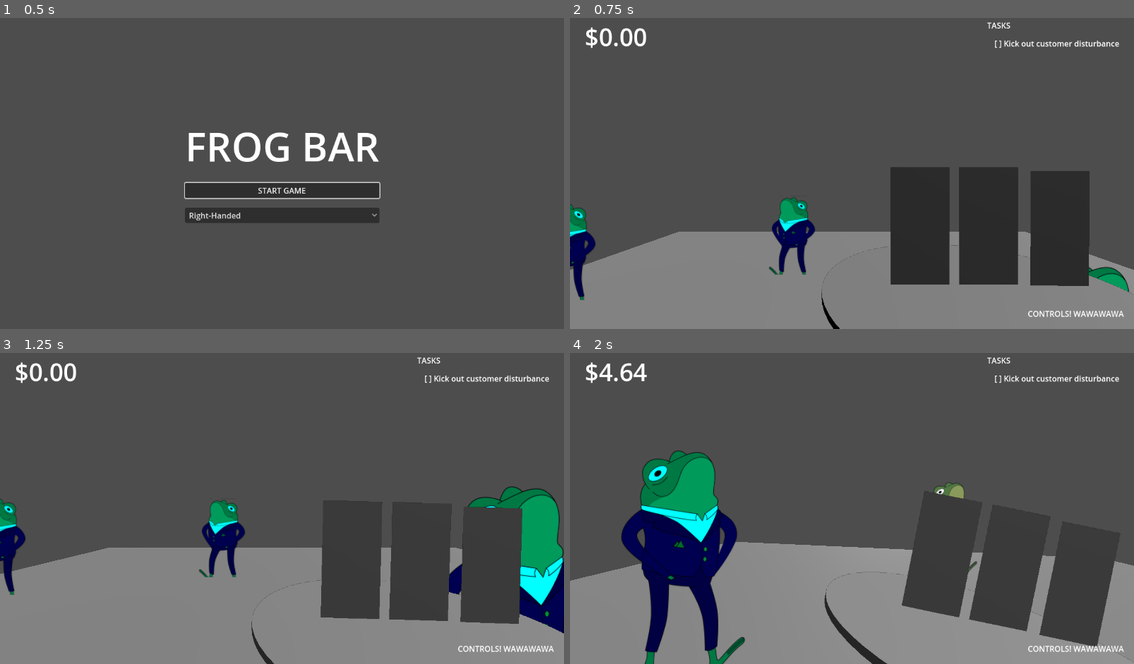
Above: before the commit, frames 1-4 (two rows, left to right).
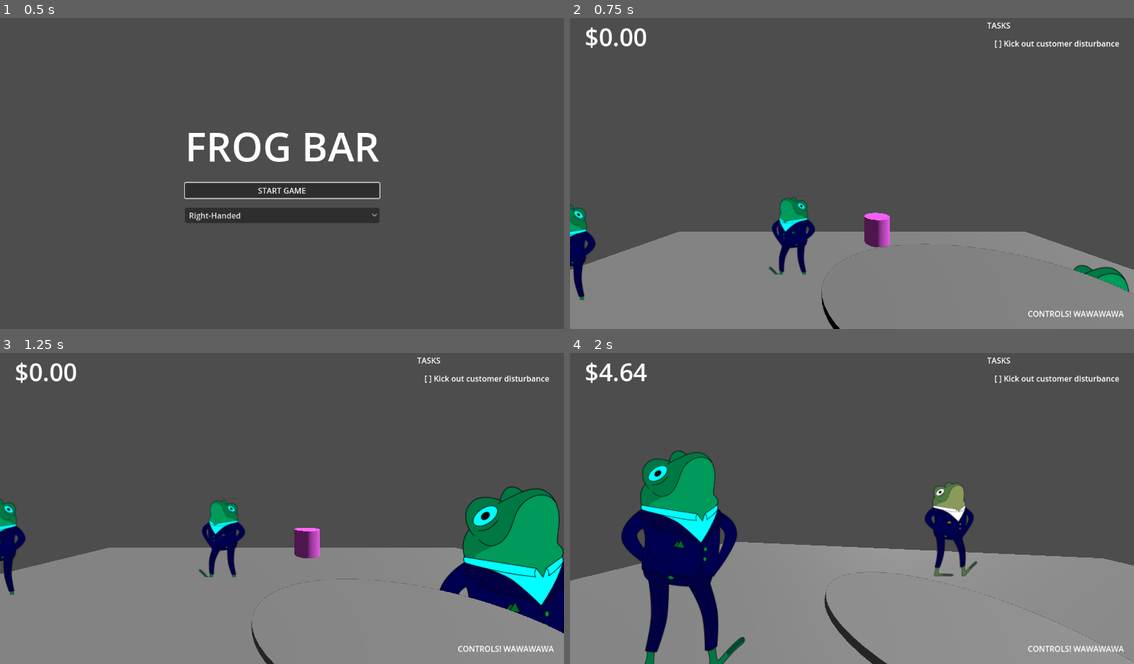
Above: after the commit, the same moments.

Repository: csweet22/FrogBar
Game: Godot game, scene res://Menus/main_menu.tscn
Two runs of this game, one before a commit and one after it. Both use one fixed random seed, a clock stepped at 60 frames per second and the inputs below.
Inputs:
- Up to frame 1 (0.5 s): no input
- Up to frame 2 (0.75 s): click "START GAME" at 0.5 s
- Up to frame 3 (1.25 s): no input
- Up to frame 4 (2 s): tap Enter (ui_accept) at 1.25, 1.52 s; hold D (move_right) from 1.28 s (still down); hold Space (interact) from 1.28 s (still down)

Frame 1 is identical in both runs. In frame 2, 12% of the frame differs, in the area x 52-93%, y 48-87%; in frame 3, 9.1%; in frame 4, 8.4%.

Commit message:
Drink spawning

Diff:
--- /dev/null
+++ b/Entities/bar_spawner.gd
@@ -0,0 +1,12 @@
+extends Node3D
+
+signal spawn_drink(type: Drinks.DrinkType)
+
+@export var drink_type: Drinks.DrinkType = Drinks.DrinkType.A
+
+# Called when the node enters the scene tree for the first time.
+func _ready() -> void:
+	pass # Replace with function body.
+
+func on_interact(body: CharacterBody3D) -> void:
+	spawn_drink.emit(drink_type)
--- /dev/null
+++ b/Entities/bar_spawner.tscn
@@ -0,0 +1,34 @@
+[gd_scene load_steps=6 format=3 uid="uid://dkkakkw3e65qb"]
+
+[ext_resource type="Script" path="res://Entities/bar_spawner.gd" id="1_jv5ke"]
+
+[sub_resource type="StandardMaterial3D" id="StandardMaterial3D_4k0o3"]
+albedo_color = Color(1, 0.376471, 1, 1)
+
+[sub_resource type="CylinderMesh" id="CylinderMesh_de6jq"]
+height = 1.0
+
+[sub_resource type="CylinderShape3D" id="CylinderShape3D_dmm2u"]
+height = 1.0
+
+[sub_resource type="SphereShape3D" id="SphereShape3D_lfxtn"]
+radius = 1.40666
+
+[node name="bar_spawner" type="Node3D"]
+script = ExtResource("1_jv5ke")
+
+[node name="MeshInstance3D" type="MeshInstance3D" parent="."]
+transform = Transform3D(1, 0, 0, 0, 1, 0, 0, 0, 1, 0, 0.5, 0)
+material_override = SubResource("StandardMaterial3D_4k0o3")
+mesh = SubResource("CylinderMesh_de6jq")
+
+[node name="StaticBody3D" type="StaticBody3D" parent="."]
+
+[node name="CollisionShape3D" type="CollisionShape3D" parent="StaticBody3D"]
+transform = Transform3D(1, 0, 0, 0, 1, 0, 0, 0, 1, 0, 0.5, 0)
+shape = SubResource("CylinderShape3D_dmm2u")
+
+[node name="Area3D" type="Area3D" parent="."]
+
+[node name="CollisionShape3D" type="CollisionShape3D" parent="Area3D"]
+shape = SubResource("SphereShape3D_lfxtn")
--- /dev/null
+++ b/Entities/drink.gd
@@ -0,0 +1,4 @@
+extends RigidBody3D
+
+func set_up(drink_type: Drinks.DrinkType):
+	pass
--- /dev/null
+++ b/Entities/drink.tscn
@@ -0,0 +1,32 @@
+[gd_scene load_steps=5 format=3 uid="uid://bbhpvewebu30r"]
+
+[ext_resource type="Script" path="res://Entities/drink.gd" id="1_mubpi"]
+
+[sub_resource type="PhysicsMaterial" id="PhysicsMaterial_1uagd"]
+friction = 0.1
+bounce = 1.0
+absorbent = true
+
+[sub_resource type="QuadMesh" id="QuadMesh_pwwyp"]
+size = Vector2(0.2, 0.4)
+
+[sub_resource type="BoxShape3D" id="BoxShape3D_ya700"]
+size = Vector3(0.2, 0.4, 0.1)
+
+[node name="Drink" type="RigidBody3D"]
+transform = Transform3D(1, 0, 0, 0, 1, 0, 0, 0, 1, -0.168869, 0.287501, 0)
+axis_lock_linear_z = true
+axis_lock_angular_x = true
+axis_lock_angular_y = true
+mass = 100.0
+physics_material_override = SubResource("PhysicsMaterial_1uagd")
+center_of_mass_mode = 1
+center_of_mass = Vector3(0, -0.2, 0)
+can_sleep = false
+script = ExtResource("1_mubpi")
+
+[node name="MeshInstance3D" type="MeshInstance3D" parent="."]
+mesh = SubResource("QuadMesh_pwwyp")
+
+[node name="CollisionShape3D" type="CollisionShape3D" parent="."]
+shape = SubResource("BoxShape3D_ya700")
--- a/Entities/player.gd
+++ b/Entities/player.gd
@@ -9,6 +9,8 @@
 @export var rotation_speed = 2.0
 
 var can_push: bool = true
+
+var interactables: Array[Node3D]
 
 signal rotated(degrees: float)
 signal pushed()
@@ -62,6 +64,27 @@
 	pushed.emit()
 
 func interact():
-	# What am I interacting with?
-	print("Interact!")
-	pass
+	# get closest interactable from the list
+
+	var closest_interactable: Node3D
+	var smallest_distance = 1000
+	for interactable in interactables:
+		var distance = global_position.distance_to(interactable.global_position)
+		if distance < smallest_distance:
+			closest_interactable = interactable
+			smallest_distance = distance
+	if closest_interactable:
+		print("Interacting with: " + closest_interactable.name)
+		closest_interactable.on_interact(self)
+
+
+func _on_interaction_area_area_entered(area: Area3D) -> void:
+	if area.owner.has_method("on_interact"):
+		interactables.append(area.owner)
+	print(interactables)
+
+
+func _on_interaction_area_area_exited(area: Area3D) -> void:
+	if area.owner.has_method("on_interact"):
+		interactables.erase(area.owner)
+	print(interactables)
--- a/Entities/player.tscn
+++ b/Entities/player.tscn
@@ -8,6 +8,9 @@
 
 [sub_resource type="BoxShape3D" id="BoxShape3D_v8aa5"]
 size = Vector3(1, 2, 1)
+
+[sub_resource type="CapsuleShape3D" id="CapsuleShape3D_5qhi6"]
+radius = 0.74
 
 [node name="Player" type="CharacterBody3D"]
 script = ExtResource("1_wgqbe")
@@ -26,3 +29,12 @@
 [node name="CollisionShape3D" type="CollisionShape3D" parent="PushArea"]
 transform = Transform3D(1, 0, 0, 0, 1, 0, 0, 0, 1, 0, -0.5, 0)
 shape = SubResource("BoxShape3D_v8aa5")
+
+[node name="InteractionArea" type="Area3D" parent="."]
+
+[node name="CollisionShape3D" type="CollisionShape3D" parent="InteractionArea"]
+transform = Transform3D(1, 0, 0, 0, 1, 0, 0, 0, 1, 0, 1, 0)
+shape = SubResource("CapsuleShape3D_5qhi6")
+
+[connection signal="area_entered" from="InteractionArea" to="." method="_on_interaction_area_area_entered"]
+[connection signal="area_exited" from="InteractionArea" to="." method="_on_interaction_area_area_exited"]
--- a/Menus/main_menu.gd
+++ b/Menus/main_menu.gd
@@ -5,5 +5,4 @@
 
 func _on_start_button_button_up() -> void:
 	GameManager.is_right_handed = $VBoxContainer/Handedness.get_selected() == 0
-	print("is_right_handed: " + str(GameManager.is_right_handed))
 	get_tree().change_scene_to_file("res://main_level.tscn")
--- a/main_level.tscn
+++ b/main_level.tscn
@@ -1,9 +1,10 @@
-[gd_scene load_steps=8 format=3 uid="uid://cv2oe30rc31yb"]
+[gd_scene load_steps=9 format=3 uid="uid://cv2oe30rc31yb"]
 
 [ext_resource type="PackedScene" uid="uid://bbbpykewcb80w" path="res://Entities/player.tscn" id="1_0yw4s"]
 [ext_resource type="Script" path="res://main_level.gd" id="1_xcfvw"]
 [ext_resource type="PackedScene" uid="uid://dt1algih62327" path="res://Menus/hud_menu.tscn" id="2_68xt6"]
 [ext_resource type="PackedScene" uid="uid://em305t33pc75" path="res://Entities/frog.tscn" id="3_3qwbp"]
+[ext_resource type="PackedScene" uid="uid://dkkakkw3e65qb" path="res://Entities/bar_spawner.tscn" id="3_h8axe"]
 [ext_resource type="PackedScene" uid="uid://bn0mrng5e2hc" path="res://tray_scene.tscn" id="5_nllec"]
 
 [sub_resource type="Environment" id="Environment_nvwhm"]
@@ -49,6 +50,9 @@
 transform = Transform3D(1, 0, 0, 0, 1, 0, 0, 0, 1, -6.26229, 0, -4.12766)
 can_move = true
 
+[node name="bar_spawner" parent="." instance=ExtResource("3_h8axe")]
+transform = Transform3D(1, 0, 0, 0, 1, 0, 0, 0, 1, 1, 0, -7)
+
 [node name="NavigationRegion3D" type="NavigationRegion3D" parent="."]
 navigation_mesh = SubResource("NavigationMesh_5ocl7")
 
@@ -62,3 +66,4 @@
 
 [connection signal="pushed" from="Player" to="TrayScene" method="_on_player_pushed"]
 [connection signal="rotated" from="Player" to="TrayScene" method="_on_player_rotated"]
+[connection signal="spawn_drink" from="bar_spawner" to="TrayScene" method="_on_bar_spawner_spawn_drink"]
--- a/tray_scene.gd
+++ b/tray_scene.gd
@@ -11,6 +11,8 @@
 var default_global_position: Vector3
 
 @export var tipping_speed: float = 0.05
+
+@onready var drink_scene: PackedScene = preload("res://Entities/drink.tscn")
 
 # Called when the node enters the scene tree for the first time.
 func _ready() -> void:
@@ -53,3 +55,10 @@
 
 func _on_player_pushed() -> void:
 	on_push()
+
+
+func _on_bar_spawner_spawn_drink(drink_type: Drinks.DrinkType) -> void:
+	var instance: Node3D = drink_scene.instantiate()
+	instance.position = Vector3(-0.4, 1.0, 0.0)
+	instance.set_up(drink_type)
+	add_child(instance)
--- a/tray_scene.tscn
+++ b/tray_scene.tscn
@@ -7,15 +7,6 @@
 
 [sub_resource type="CylinderMesh" id="CylinderMesh_e8blj"]
 height = 0.02
-
-[sub_resource type="PhysicsMaterial" id="PhysicsMaterial_1uagd"]
-friction = 0.1
-
-[sub_resource type="QuadMesh" id="QuadMesh_pwwyp"]
-size = Vector2(0.2, 0.4)
-
-[sub_resource type="BoxShape3D" id="BoxShape3D_ya700"]
-size = Vector3(0.2, 0.4, 0.01)
 
 [node name="TrayScene" type="Node3D"]
 script = ExtResource("1_qo3y6")
@@ -47,51 +38,3 @@
 [node name="Camera3D" type="Camera3D" parent="SubViewportContainer/SubViewport"]
 transform = Transform3D(1, 0, 0, 0, 1, 0, 0, 0, 1, -0.4, 0.4, 0.9)
 fov = 90.0
-
-[node name="RigidBody3D" type="RigidBody3D" parent="."]
-transform = Transform3D(1, 0, 0, 0, 1, 0, 0, 0, 1, -0.168869, 0.287501, 0)
-axis_lock_linear_z = true
-axis_lock_angular_x = true
-axis_lock_angular_y = true
-physics_material_override = SubResource("PhysicsMaterial_1uagd")
-center_of_mass_mode = 1
-center_of_mass = Vector3(0, -0.1, 0)
-can_sleep = false
-
-[node name="MeshInstance3D" type="MeshInstance3D" parent="RigidBody3D"]
-mesh = SubResource("QuadMesh_pwwyp")
-
-[node name="CollisionShape3D" type="CollisionShape3D" parent="RigidBody3D"]
-shape = SubResource("BoxShape3D_ya700")
-
-[node name="RigidBody3D2" type="RigidBody3D" parent="."]
-transform = Transform3D(1, 0, 0, 0, 1, 0, 0, 0, 1, 0.0648706, 0.287501, 0)
-axis_lock_linear_z = true
-axis_lock_angular_x = true
-axis_lock_angular_y = true
-physics_material_override = SubResource("PhysicsMaterial_1uagd")
-center_of_mass_mode = 1
-center_of_mass = Vector3(0, -0.1, 0)
-can_sleep = false
-
-[node name="MeshInstance3D" type="MeshInstance3D" parent="RigidBody3D2"]
-mesh = SubResource("QuadMesh_pwwyp")
-
-[node name="CollisionShape3D" type="CollisionShape3D" parent="RigidBody3D2"]
-shape = SubResource("BoxShape3D_ya700")
-
-[node name="RigidBody3D3" type="RigidBody3D" parent="."]
-transform = Transform3D(1, 0, 0, 0, 1, 0, 0, 0, 1, 0.307116, 0.287501, 0)
-axis_lock_linear_z = true
-axis_lock_angular_x = true
-axis_lock_angular_y = true
-physics_material_override = SubResource("PhysicsMaterial_1uagd")
-center_of_mass_mode = 1
-center_of_mass = Vector3(0, -0.1, 0)
-can_sleep = false
-
-[node name="MeshInstance3D" type="MeshInstance3D" parent="RigidBody3D3"]
-mesh = SubResource("QuadMesh_pwwyp")
-
-[node name="CollisionShape3D" type="CollisionShape3D" parent="RigidBody3D3"]
-shape = SubResource("BoxShape3D_ya700")
Not shown: 1 places in Entities/player.tscn that only renumber resources
Not shown: 1 places in tray_scene.tscn that only renumber resources
